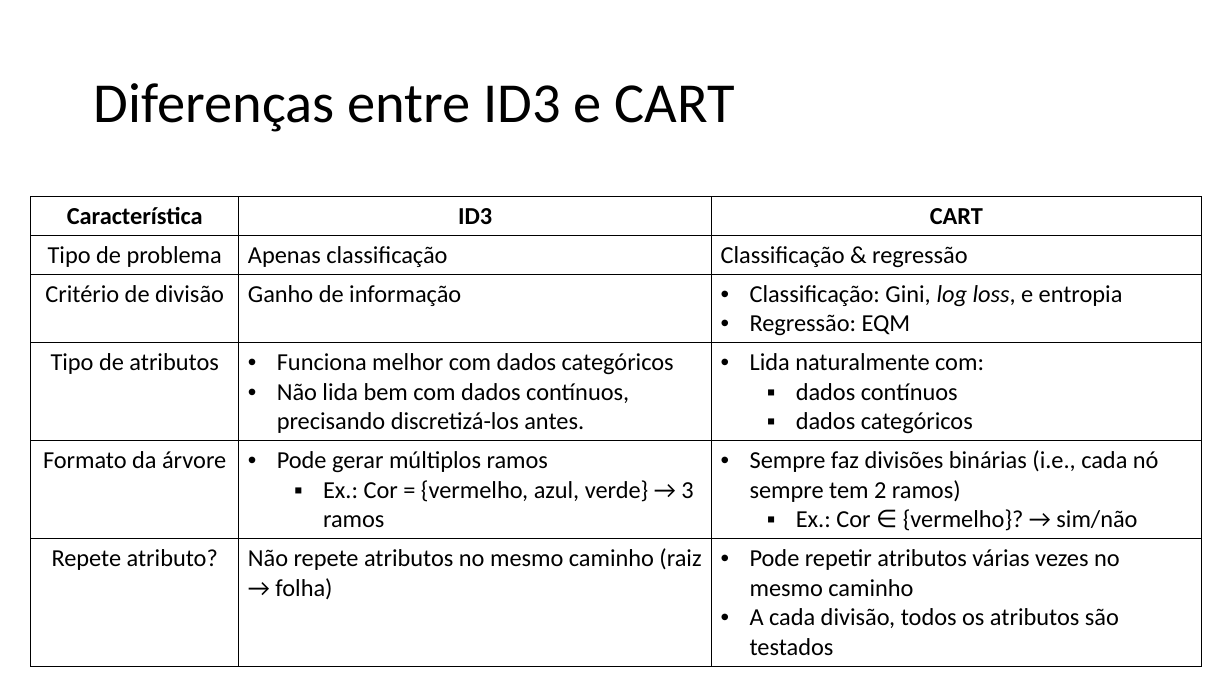
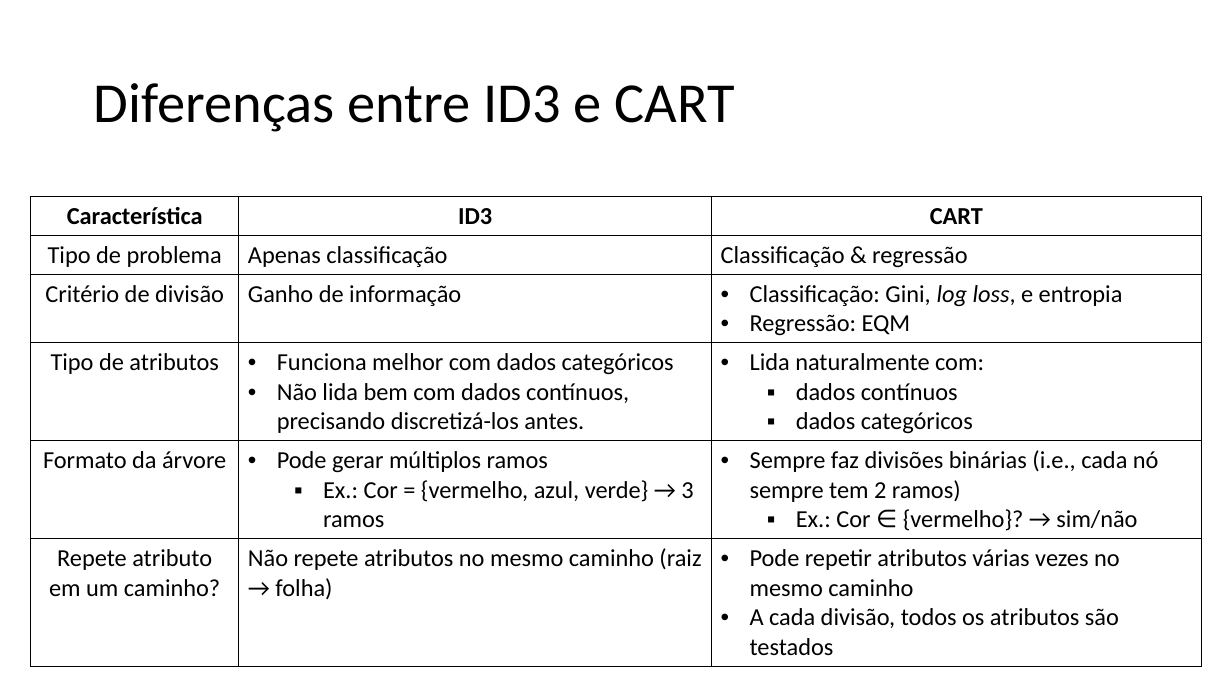
Before and after one commit to zz4fap/c24_inteligencia_artificial, a slide deck: slide 65 of slides/C24_Árvores_de_decisão.pptx. Drawn at 1232x693 pixels with LibreOffice and Linux fonts; fonts in the diff are those of the drawing. Boxes give left, top, right and bottom in pixels: in the first picture for what was removed or moved away, otherwise in the second. Text is boxed around its words. In the diff, an @@ line names an element or a change of style, - is before the commit and + after.

```diff
--- a/slides/C24_Árvores_de_decisão.pptx
+++ b/slides/C24_Árvores_de_decisão.pptx
@@ table at bbox=[30, 197, 1202, 662] @@
-row 6, column 1: Repete atributo?
+row 6, column 1: Repete atributo em um caminho?
```
Also in this commit, not shown: 7 other slides changed, 1 other file.
